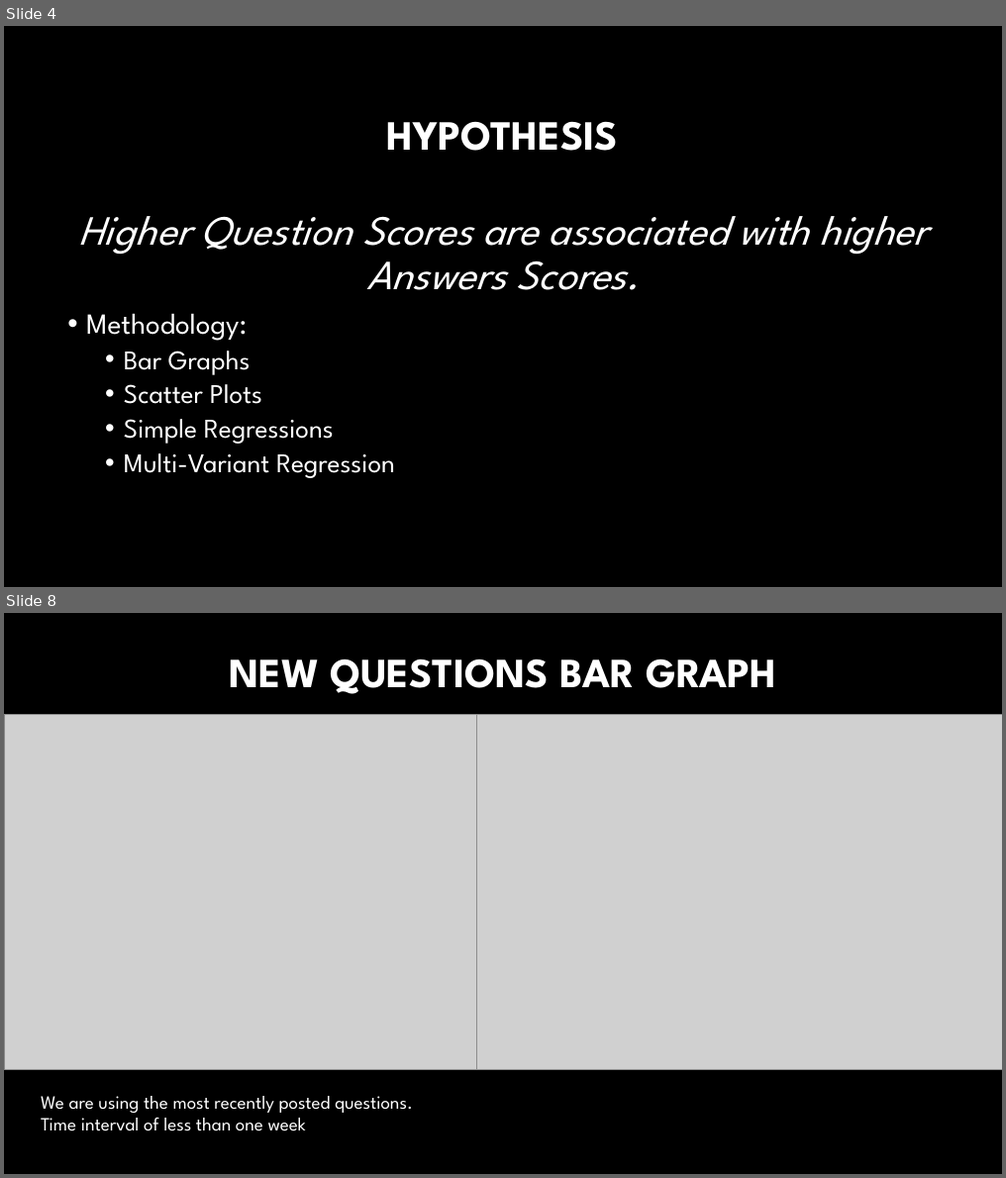
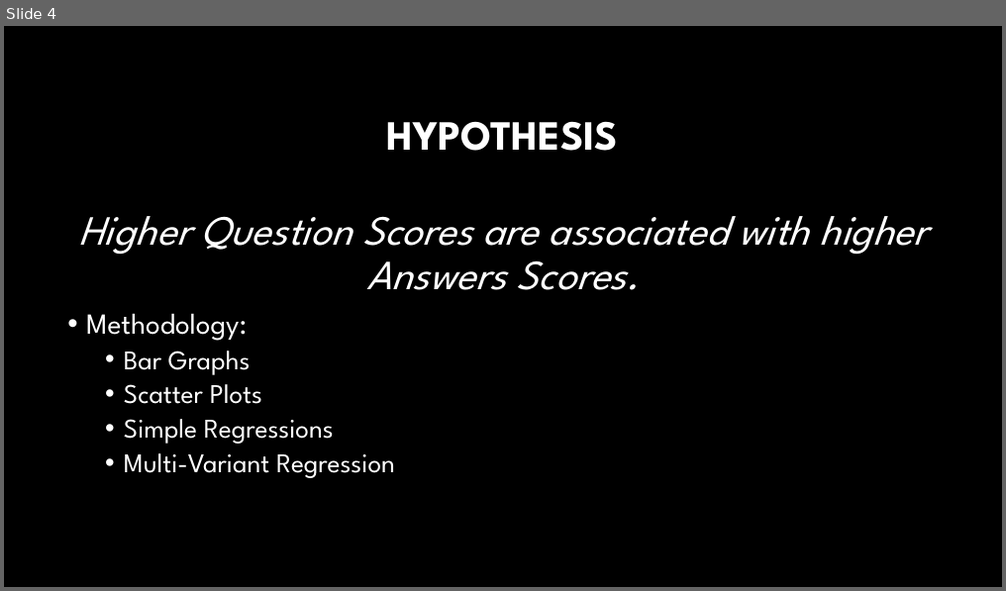
Before and after one commit to fosshie/tnn, a slide deck: PPAnalysis.pptx. Shown one above the other, each under a label of ours: slides 4 and 8 before the commit, slide 4 after it; the slides between them are not shown. The pictures are 1006x1178 and 1006x591 pixels, drawn with LibreOffice and Linux fonts; fonts in the diff are those of the drawing; grey boxes stand for pictures; background and template pictures are left out. Boxes give left, top, right and bottom in pixels: in the first picture for what was removed or moved away, otherwise in the second. Text is boxed around its words. In the diff, an @@ line names an element or a change of style, - is before the commit and + after.

```diff
--- a/PPAnalysis.pptx
+++ b/PPAnalysis.pptx
@@ slide 8 removed at (4,613,1002,1174), background #000000 @@
@@ title removed at (230,659,777,694) @@
-NEW QUESTIONS BAR GRAPH
@@ picture removed at (4,714,494,1069) @@
@@ picture removed at (476,714,1002,1069) @@
@@ text removed at (41,1096,413,1132) @@
-We are using the most recently posted questions. Time interval of less than one week
```
Also in this commit, not shown: 3 slides changed, 5 slides added, 6 other slides removed, 2 other files.
